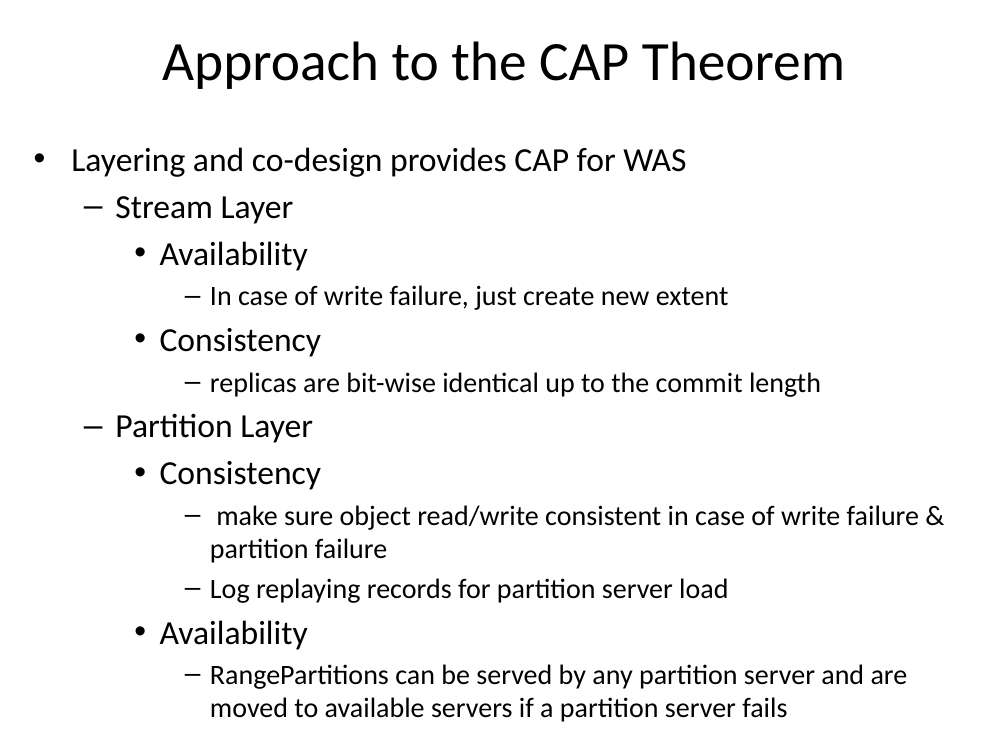
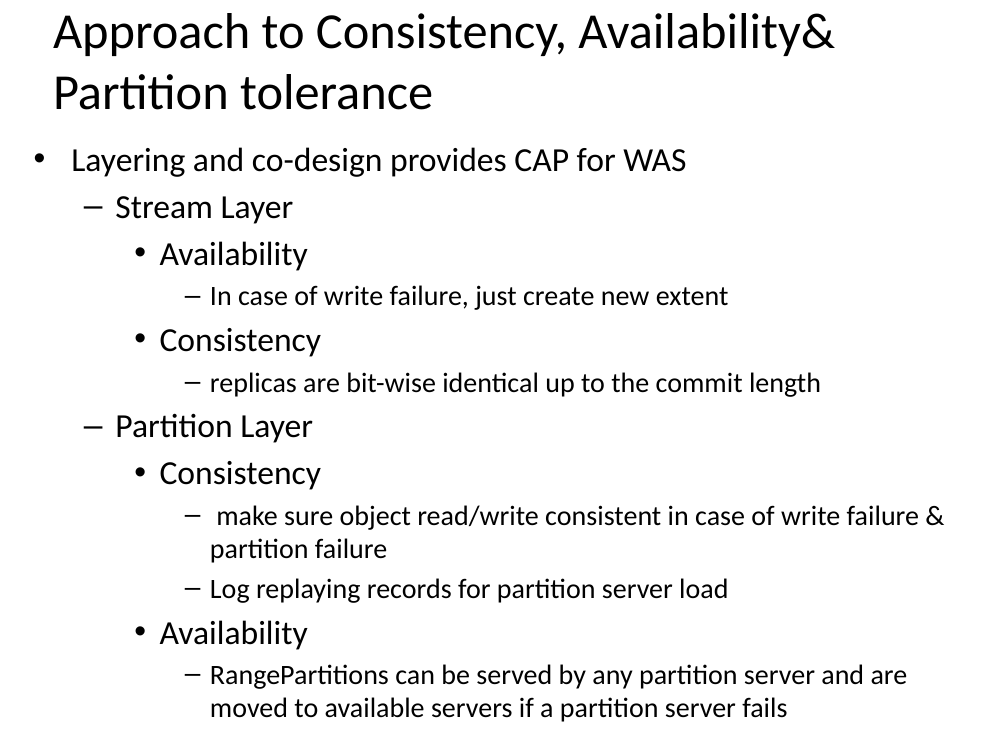
Before and after one commit to pnquanganh/distributed-storage-system, a slide deck: slide 2 of Paper Presentation/Presentation_part3.pptx. Drawn at 1008x756 pixels with LibreOffice and Linux fonts; fonts in the diff are those of the drawing. Boxes give left, top, right and bottom in pixels: in the first picture for what was removed or moved away, otherwise in the second. Text is boxed around its words. In the diff, an @@ line names an element or a change of style, - is before the commit and + after.

```diff
--- a/Paper Presentation/Presentation_part3.pptx
+++ b/Paper Presentation/Presentation_part3.pptx
@@ title at bbox=[53, 13, 835, 110]: text changed; size 39.6 to 36 pt @@
-Approach to the CAP Theorem
+Approach to Consistency, Availability& Partition tolerance
```
Also in this commit, not shown: 1 other slide changed.
